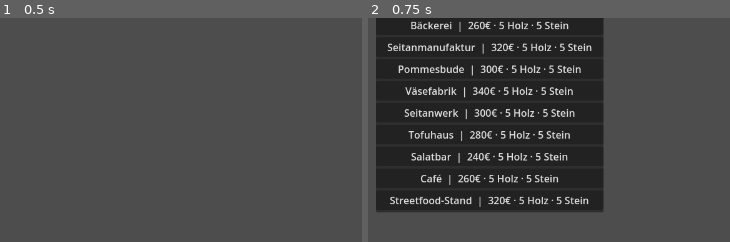
Above: before the commit, frames 1-2 (left to right).
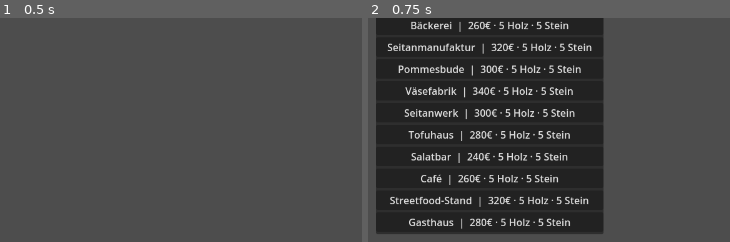
Above: after the commit, the same moments.

Repository: leonardwolf23-bot/vegangame
Game: Godot game, scene res://scenes/main.tscn
The game is run twice, just before and just after one commit, with the same random seed, the same clock (stepped at 60 frames per second) and the same inputs.
Inputs:
- Up to frame 1 (0.5 s): no input
- Up to frame 2 (0.75 s): click "Bauen" at 0.5 s
The pictures show only the part of the screen within x 0-50%, y 48-98%; the shares and areas given below are measured in that part.

Frame 1 is identical in both runs. In frame 2, 6.0% of the frame differs, in the area x 2-65%, y 86-97%.
Error in both runs: Cannot call method 'get_source' on a null value. (res://scripts/building_placer.gd:107)

Commit message:
Add Gasthaus as central food delivery hub for population
- New inn building: citizens deliver all edible products from producers
- Daily consumption at Gasthaus feeds the population
- Food health alert tracks Gasthaus stock only
- Processors cannot pull ingredients from Gasthaus stock

Co-authored-by: leonardwolf23-bot <leonardwolf23-bot@users.noreply.github.com>

Diff:
--- a/scripts/autoload/building_catalog.gd
+++ b/scripts/autoload/building_catalog.gd
@@ -316,6 +316,17 @@
 			},
 		],
 		"default_modes": ["tofu_burger"],
+	},
+	{
+		"id": "gasthaus",
+		"name": "Gasthaus",
+		"kind": "inn",
+		"source_id": 17,
+		"atlas_coords": Vector2i(0, 0),
+		"size": Vector2i(1, 1),
+		"footprint": Vector2i(3, 3),
+		"footprint_offset": Vector2i(-1, -2),
+		"cost": 280,
 	},
 ]
 
@@ -364,6 +375,10 @@
 
 func is_housing(building: Dictionary) -> bool:
 	return building.get("kind", "") == "housing"
+
+
+func is_inn(building: Dictionary) -> bool:
+	return building.get("kind", "") == "inn"
 
 
 func has_production_modes(building: Dictionary) -> bool:
--- a/scripts/autoload/population_health.gd
+++ b/scripts/autoload/population_health.gd
@@ -59,23 +59,9 @@
 	},
 	{
 		"id": "food",
-		"label": "Essen",
+		"label": "Essen (Gasthaus)",
 		"need_per_citizen": 3.0,
-		"global_resource": "essen",
-		"sources": {
-			"broetchen": 1.0,
-			"bretzeln": 1.0,
-			"pommes": 0.8,
-			"hummus": 1.0,
-			"guacamole": 1.0,
-			"salat": 1.2,
-			"fruehstueck": 1.5,
-			"streetfood": 1.5,
-			"seitanwuerste": 1.0,
-			"seitansteaks": 1.2,
-			"tofu": 0.8,
-			"kaese": 0.8,
-		},
+		"use_inn_supply": true,
 	},
 ]
 
@@ -107,6 +93,10 @@
 
 
 func get_supply(alert: Dictionary) -> float:
+	if bool(alert.get("use_inn_supply", false)):
+		if ProductionManager.has_inn():
+			return ProductionManager.get_inn_food_supply()
+		return 0.0
 	var total := 0.0
 	if alert.has("global_resource"):
 		total += ProductionManager.get_amount(str(alert["global_resource"]))
--- a/scripts/autoload/production_manager.gd
+++ b/scripts/autoload/production_manager.gd
@@ -7,6 +7,9 @@
 
 const CARRY_AMOUNT: float = 3.0
 const LOCAL_STOCK_CAP: float = 30.0
+const INN_STOCK_CAP: float = 60.0
+const INN_TARGET_PER_FOOD: float = 6.0
+const FOOD_PER_CITIZEN_PER_DAY: float = 1.5
 
 var stock: Dictionary = {}
 var day_timer: float = 0.0
@@ -192,8 +195,41 @@
 	if not _local_stock.has(key):
 		_local_stock[key] = {}
 	var current := float(_local_stock[key].get(resource_id, 0.0))
-	_local_stock[key][resource_id] = minf(current + amount, LOCAL_STOCK_CAP)
-	resources_changed.emit()
+	var cap := _get_local_cap(anchor)
+	_local_stock[key][resource_id] = minf(current + amount, cap)
+	resources_changed.emit()
+
+
+func _get_local_cap(anchor: Vector2i) -> float:
+	var key := _anchor_key(anchor)
+	if not _buildings.has(key):
+		return LOCAL_STOCK_CAP
+	var building: Dictionary = BuildingCatalog.get_building(int(_buildings[key]["building_index"]))
+	if BuildingCatalog.is_inn(building):
+		return INN_STOCK_CAP
+	return LOCAL_STOCK_CAP
+
+
+func get_inn_food_supply() -> float:
+	var total := 0.0
+	for key in _buildings:
+		var building: Dictionary = BuildingCatalog.get_building(int(_buildings[key]["building_index"]))
+		if not BuildingCatalog.is_inn(building):
+			continue
+		var anchor := _key_to_anchor(key)
+		for resource_id in ResourceCatalog.get_edible_resource_ids():
+			var amount := get_local_amount(anchor, resource_id)
+			if amount > 0.0:
+				total += amount * ResourceCatalog.get_food_value(resource_id)
+	return total
+
+
+func has_inn() -> bool:
+	for key in _buildings:
+		var building: Dictionary = BuildingCatalog.get_building(int(_buildings[key]["building_index"]))
+		if BuildingCatalog.is_inn(building):
+			return true
+	return false
 
 
 func is_transportable(resource_id: String) -> bool:
@@ -207,6 +243,13 @@
 
 
 func create_transport_jobs() -> Array:
+	var jobs: Array = []
+	jobs.append_array(_create_processor_jobs())
+	jobs.append_array(_create_inn_delivery_jobs())
+	return jobs
+
+
+func _create_processor_jobs() -> Array:
 	var jobs: Array = []
 	var seen: Dictionary = {}
 
@@ -258,6 +301,50 @@
 	return jobs
 
 
+func _create_inn_delivery_jobs() -> Array:
+	var jobs: Array = []
+	var seen: Dictionary = {}
+
+	for dest_key in _buildings:
+		var dest_data: Dictionary = _buildings[dest_key]
+		var dest_anchor := _key_to_anchor(dest_key)
+		var building: Dictionary = BuildingCatalog.get_building(dest_data["building_index"])
+		if not BuildingCatalog.is_inn(building):
+			continue
+
+		for resource_id in ResourceCatalog.get_edible_resource_ids():
+			if not is_transportable(resource_id):
+				continue
+			var have := get_local_amount(dest_anchor, resource_id)
+			if have >= INN_TARGET_PER_FOOD:
+				continue
+
+			var source_anchor := _find_best_source(dest_anchor, resource_id)
+			if source_anchor == Vector2i(-999999, -999999):
+				continue
+
+			var pair_key := "inn:%s>%s:%s" % [_anchor_key(source_anchor), dest_key, resource_id]
+			if seen.has(pair_key):
+				continue
+			seen[pair_key] = true
+
+			var source_available := _get_available_at(source_anchor, resource_id)
+			var carry := minf(CARRY_AMOUNT, INN_TARGET_PER_FOOD - have)
+			carry = minf(carry, source_available)
+			if carry <= 0.0:
+				continue
+
+			_reserve(source_anchor, resource_id, carry)
+			jobs.append({
+				"from_anchor": source_anchor,
+				"to_anchor": dest_anchor,
+				"resource": resource_id,
+				"amount": carry,
+			})
+
+	return jobs
+
+
 func get_summary_lines(max_lines: int = 8) -> PackedStringArray:
 	var lines: PackedStringArray = []
 	lines.append("Tag %d  (%.0fs/Tag)" % [day_count, ResourceCatalog.SECONDS_PER_DAY])
@@ -300,7 +387,10 @@
 			continue
 		var upkeep_ok := _pay_upkeep(building)
 		var scale := 1.0 if upkeep_ok else 0.5
-		_run_building_production(anchor, building, data["modes"], scale)
+		if BuildingCatalog.is_inn(building):
+			_run_inn_consumption(anchor)
+		else:
+			_run_building_production(anchor, building, data["modes"], scale)
 	day_completed.emit(day_count)
 	resources_changed.emit()
 
@@ -312,6 +402,35 @@
 	if not spend_resources(upkeep):
 		return false
 	return true
+
+
+func _run_inn_consumption(anchor: Vector2i) -> void:
+	var need := float(GameState.population) * FOOD_PER_CITIZEN_PER_DAY
+	if need <= 0.0:
+		return
+
+	var edible_ids: Array = ResourceCatalog.get_edible_resource_ids()
+	edible_ids.sort_custom(func(a, b): return ResourceCatalog.get_food_value(a) > ResourceCatalog.get_food_value(b))
+
+	var remaining := need
+	for resource_id in edible_ids:
+		if remaining <= 0.0:
+			break
+		var available := get_local_amount(anchor, resource_id)
+		if available <= 0.0:
+			continue
+		var food_value := ResourceCatalog.get_food_value(resource_id)
+		if food_value <= 0.0:
+			continue
+		var units_needed := remaining / food_value
+		var taken := minf(available, units_needed)
+		var key := _anchor_key(anchor)
+		_local_stock[key][resource_id] = available - taken
+		if _local_stock[key][resource_id] <= 0.0:
+			_local_stock[key].erase(resource_id)
+		remaining -= taken * food_value
+
+	resources_changed.emit()
 
 
 func _run_building_production(anchor: Vector2i, building: Dictionary, modes: Array, scale: float = 1.0) -> void:
@@ -389,6 +508,9 @@
 		var source_anchor := _key_to_anchor(key)
 		if source_anchor == dest_anchor:
 			continue
+		var source_building: Dictionary = BuildingCatalog.get_building(int(_buildings[key]["building_index"]))
+		if BuildingCatalog.is_inn(source_building):
+			continue
 		var available := _get_available_at(source_anchor, resource_id)
 		if available > best_amount:
 			best_amount = available
--- a/scripts/autoload/resource_catalog.gd
+++ b/scripts/autoload/resource_catalog.gd
@@ -43,6 +43,38 @@
 	"streetfood": "Streetfood",
 }
 
+## Fertige Speisen — werden ans Gasthaus geliefert (Wert = Essens-Einheiten).
+const EDIBLE_FOODS: Dictionary = {
+	"broetchen": 1.0,
+	"bretzeln": 1.0,
+	"pommes": 0.8,
+	"hummus": 1.0,
+	"guacamole": 1.0,
+	"salat": 1.2,
+	"fruehstueck": 1.5,
+	"streetfood": 1.5,
+	"seitanwuerste": 1.0,
+	"seitansteaks": 1.2,
+	"tofu": 0.8,
+	"raeuchertofu": 0.9,
+	"kaese": 0.8,
+	"sojamilch": 0.6,
+	"hafermilch": 0.6,
+	"sojajoghurt": 0.7,
+}
+
+
+func is_edible(resource_id: String) -> bool:
+	return EDIBLE_FOODS.has(resource_id)
+
+
+func get_food_value(resource_id: String) -> float:
+	return float(EDIBLE_FOODS.get(resource_id, 0.0))
+
+
+func get_edible_resource_ids() -> Array:
+	return EDIBLE_FOODS.keys()
+
 
 func get_resource_name(resource_id: String) -> String:
 	return DISPLAY_NAMES.get(resource_id, resource_id)
Not shown, changed: README.md
